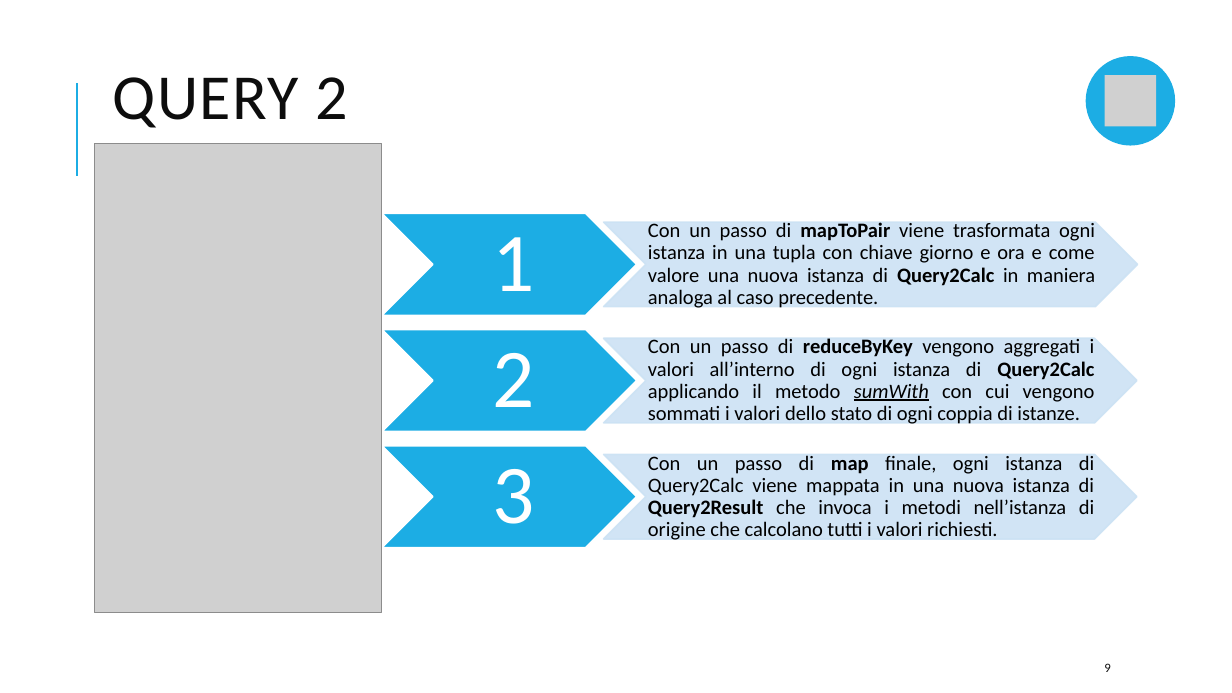
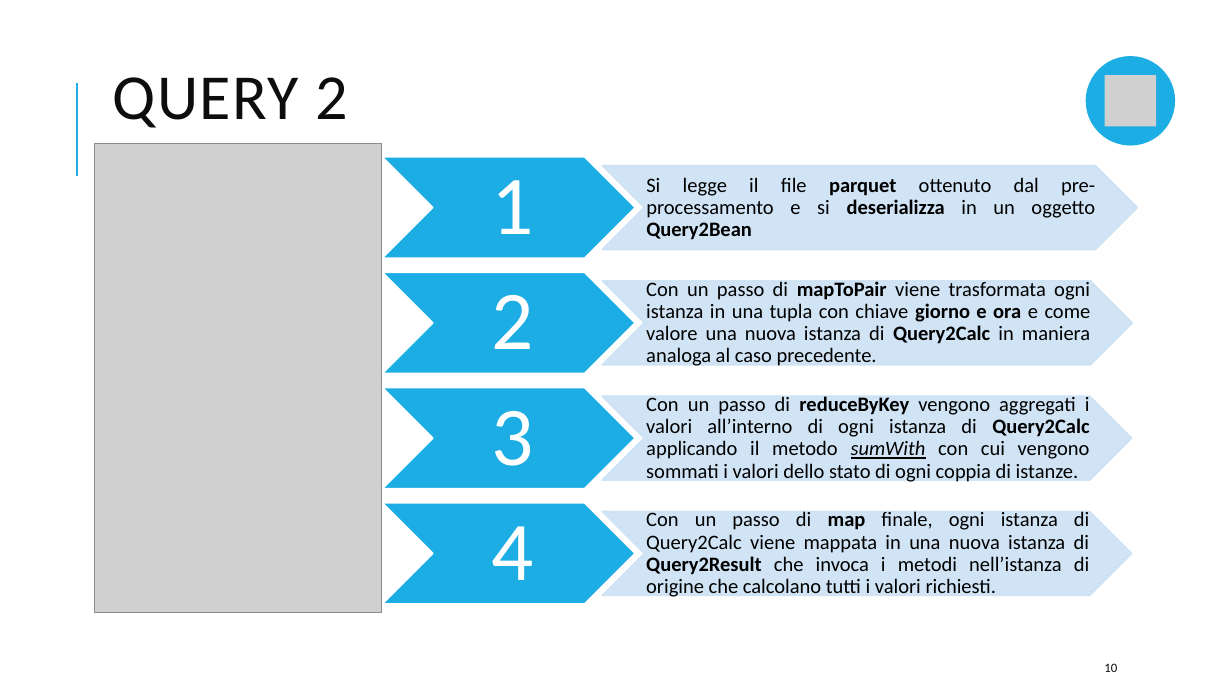
Before and after one commit to Diana0422/SABD-project1, a slide deck: slide 10 of Reports/SABD-presentazione1.pptx (slide 9 before the commit). Drawn at 1232x693 pixels with LibreOffice and Linux fonts; fonts in the diff are those of the drawing; grey boxes stand for pictures. Boxes give left, top, right and bottom in pixels: in the first picture for what was removed or moved away, otherwise in the second. Text is boxed around its words. In the diff, an @@ line names an element or a change of style, - is before the commit and + after.

```diff
--- a/Reports/SABD-presentazione1.pptx
+++ b/Reports/SABD-presentazione1.pptx
@@ 3 chevrons, 2 texts: place and size @@
-3 chevrons, 2 texts at <box>382,213,1138,423</box>
+3 chevrons, 2 texts at <box>383,157,1138,365</box>
@@ text "Con un passo di mapToPair ..." at <box>646,279,1091,368</box>: bold on in "giorno e ora" @@
@@ chevron: place and size @@
-chevron at <box>382,330,637,432</box>
+chevron at <box>383,387,636,488</box>
@@ text "3": place and size @@
-text "3" at <box>492,469,534,524</box>
+text "3" at <box>492,411,534,466</box>
@@ 2 texts, 1 chevron: place and size @@
-2 texts, 1 chevron at <box>382,220,1095,547</box>
+2 texts, 1 chevron at <box>383,279,1091,604</box>
@@ text "Con un passo di map ...": place and size @@
-text "Con un passo di map ..." at <box>648,455,1094,542</box>
+text "Con un passo di map ..." at <box>646,509,1089,599</box>
@@ group added at <box>383,177,1132,580</box>: 2 texts, 2 chevrons @@
+Si legge il file parquet ottenuto dal pre-processamento e si deserializza in un oggetto Query2Bean
+4
@@ chevron: place and size @@
-chevron at <box>604,455,1137,540</box>
+chevron at <box>603,512,1132,596</box>
@@ page number at <box>1104,663,1117,672</box>: text changed @@
-9
+10
```
Also in this commit, not shown: 7 other slides changed, 3 slides added, 1 slide removed, 1 other file.
